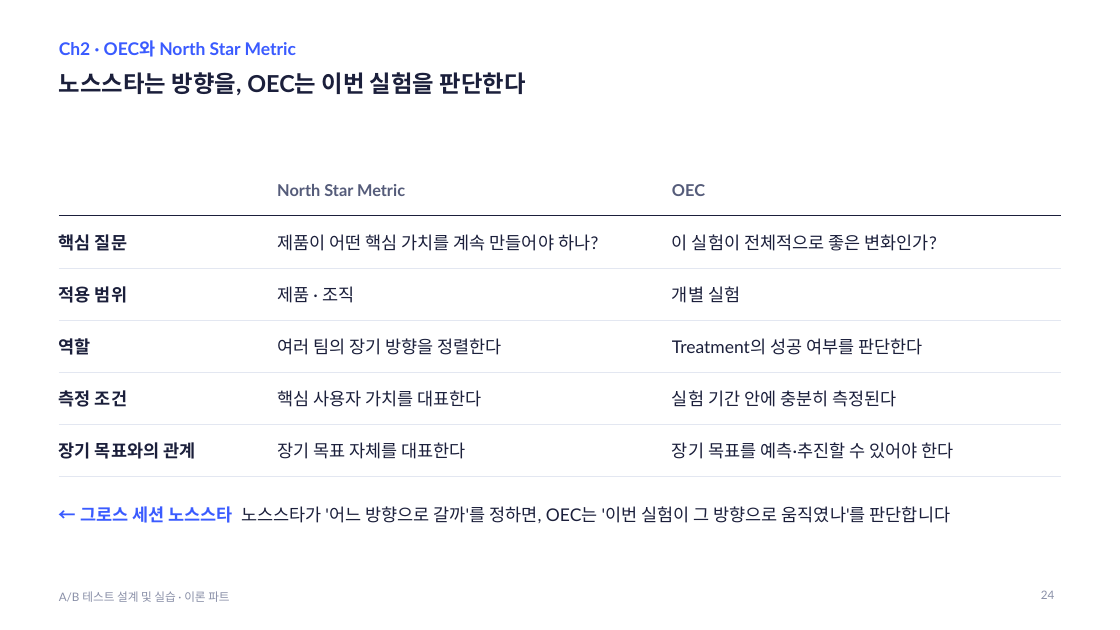
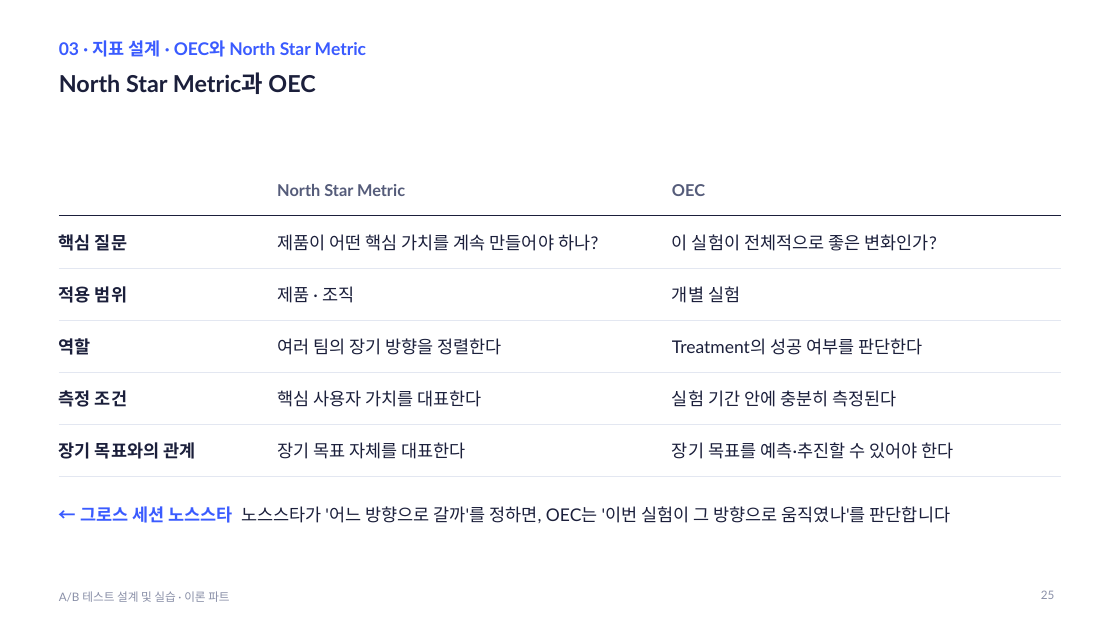
Before and after one commit to kkamret/quickmart-lab-rats, a slide deck: slide 25 of docs/lecture/ab-testing-theory.pptx (slide 24 before the commit). Drawn at 1120x630 pixels with LibreOffice and Linux fonts; fonts in the diff are those of the drawing. Boxes give left, top, right and bottom in pixels: in the first picture for what was removed or moved away, otherwise in the second. Text is boxed around its words. In the diff, an @@ line names an element or a change of style, - is before the commit and + after.

```diff
--- a/docs/lecture/ab-testing-theory.pptx
+++ b/docs/lecture/ab-testing-theory.pptx
@@ text at <box>59,40,366,57</box>: text changed @@
-Ch2 · OEC와 North Star Metric
+03 · 지표 설계 · OEC와 North Star Metric
@@ title at <box>59,72,315,94</box>: text changed @@
-노스스타는 방향을, OEC는 이번 실험을 판단한다
+North Star Metric과 OEC
@@ page number at <box>1041,590,1054,599</box>: text changed @@
-24
+25
```
Also in this commit, not shown: 73 other slides changed, 3 slides added, 4 slides removed, 2 other files.
